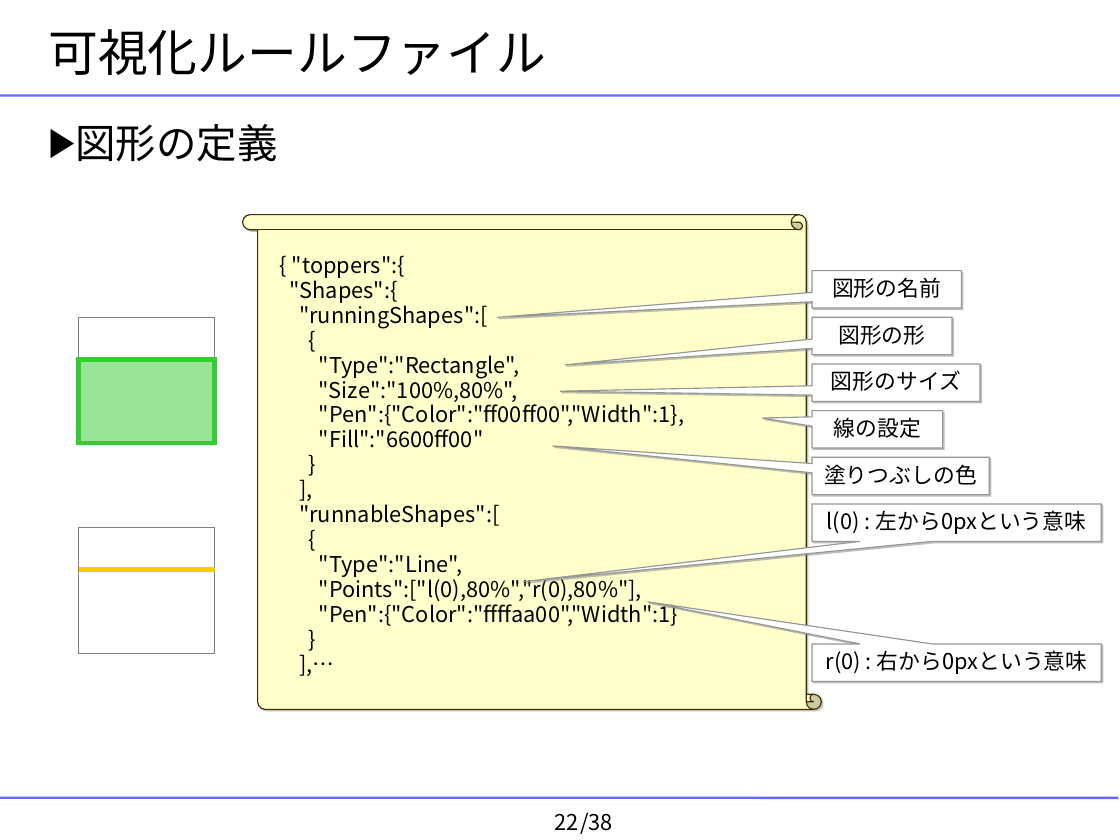
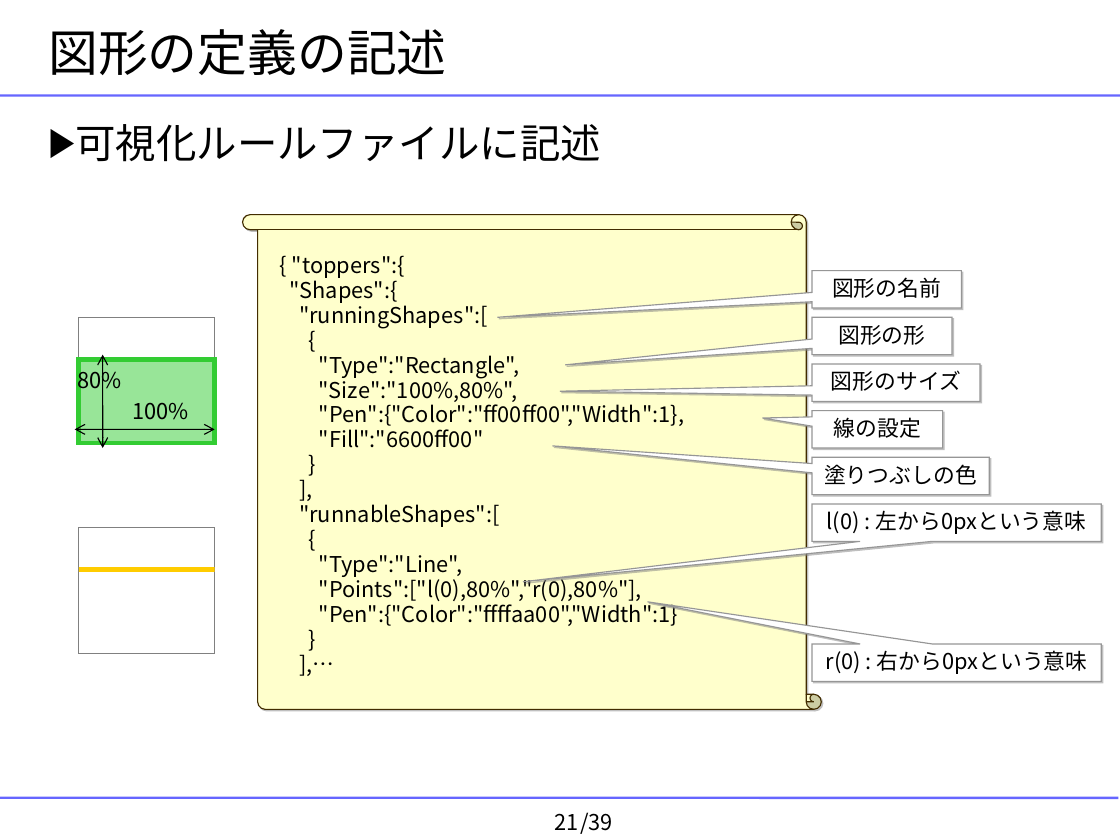
Before and after one commit to YixiaoLi/tlv4mc, a slide deck: slide 21 of doc/masterThesis/2008/goto/goto-thesis-slide.ppt (slide 22 before the commit). Drawn at 1120x840 pixels with LibreOffice and Linux fonts; fonts in the diff are those of the drawing; background and template pictures are left out. Boxes give left, top, right and bottom in pixels: in the first picture for what was removed or moved away, otherwise in the second. Text is boxed around its words. In the diff, an @@ line names an element or a change of style, - is before the commit and + after.

```diff
--- a/doc/masterThesis/2008/goto/goto-thesis-slide.ppt
+++ b/doc/masterThesis/2008/goto/goto-thesis-slide.ppt
@@ title at bbox=[48, 29, 446, 75]: text changed @@
-可視化ルールファイル
+図形の定義の記述
@@ text at bbox=[75, 124, 601, 162]: text changed @@
-▶ 図形の定義
+▶ 可視化ルールファイルに記述
@@ double arrow added from (103, 355) to (103, 448), #000000 0.74 pt @@
@@ text added at bbox=[77, 366, 121, 394], 14 pt, text #000000 @@
+80%
@@ text added at bbox=[132, 402, 188, 420], 14 pt, text #000000 @@
+100%
@@ double arrow added from (75, 429) to (215, 429), #000000 0.74 pt @@
@@ page number at bbox=[554, 813, 578, 830]: text changed @@
-22
+21
@@ text at bbox=[580, 812, 613, 834]: text changed @@
-/38
+/39
```
Also in this commit, not shown: 32 other slides changed, 5 slides added, 3 slides removed, 3 other files.
